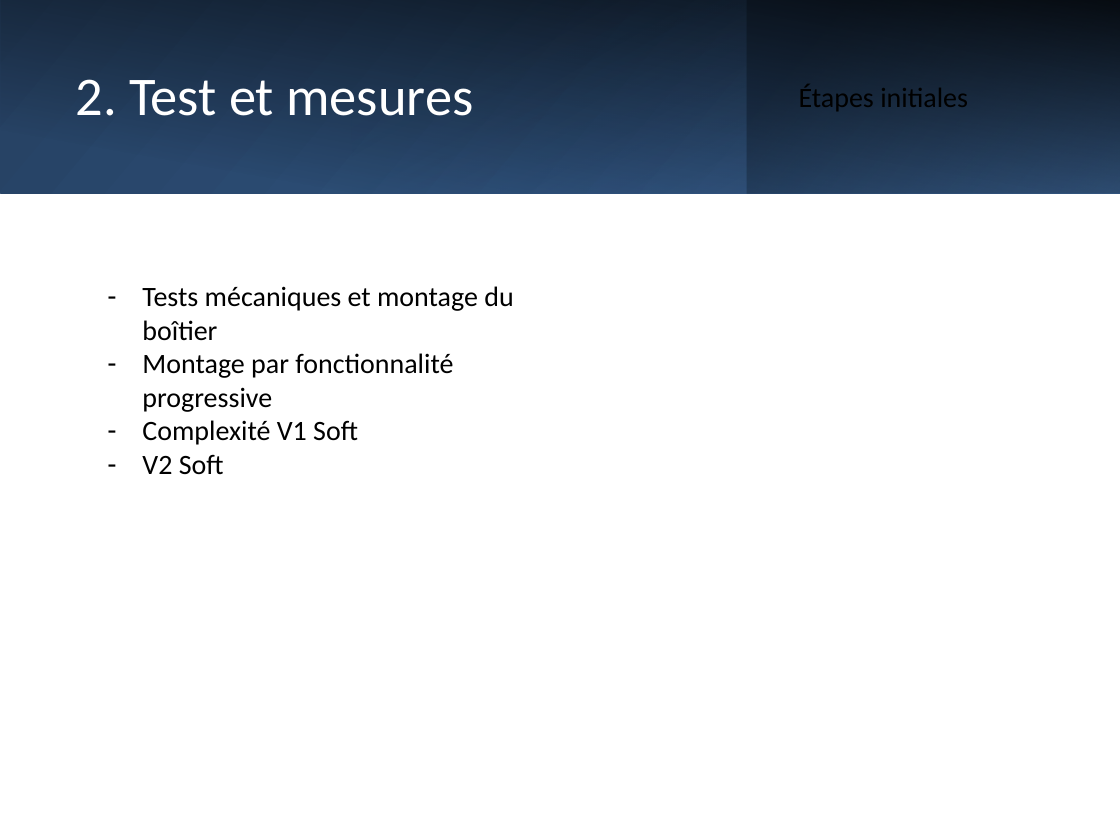
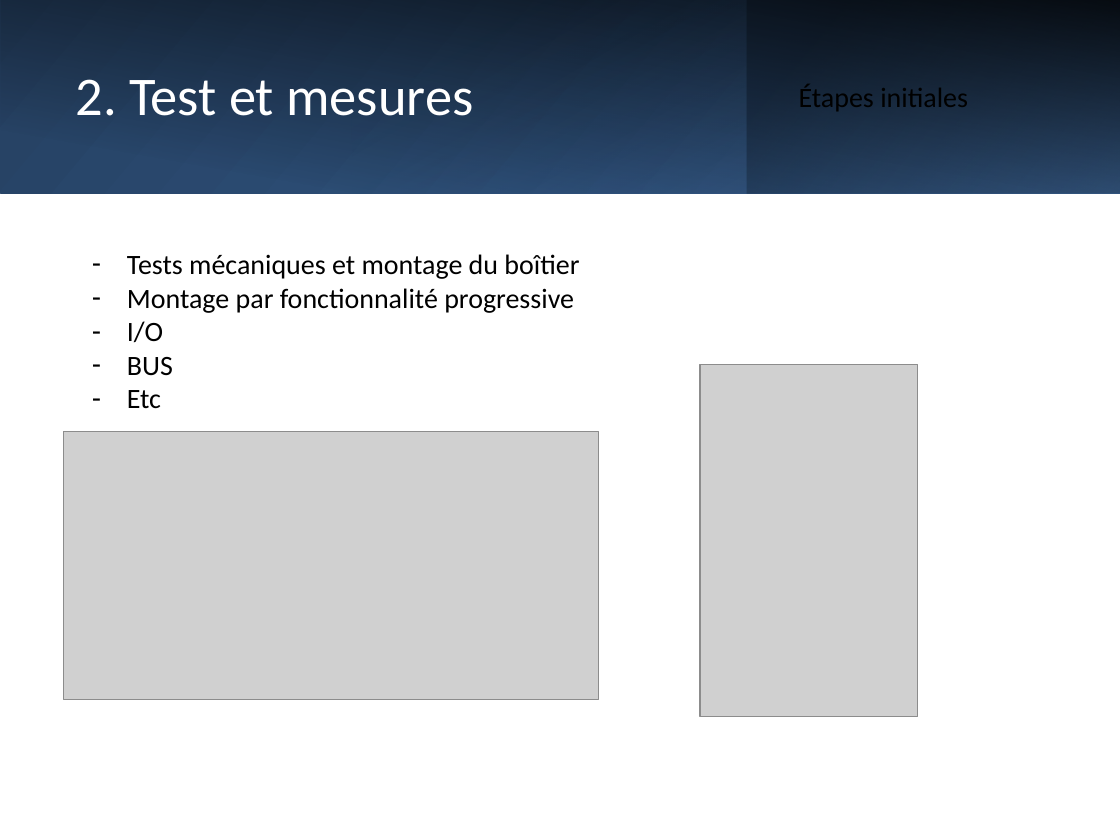
Before and after one commit to Sweedy3960/2414_SPB7_DOC, a slide deck: slide 4 of Doc/2414_Presentation.pptx. Drawn at 1120x840 pixels with LibreOffice and Linux fonts; fonts in the diff are those of the drawing; grey boxes stand for pictures. Boxes give left, top, right and bottom in pixels: in the first picture for what was removed or moved away, otherwise in the second. Text is boxed around its words. In the diff, an @@ line names an element or a change of style, - is before the commit and + after.

```diff
--- a/Doc/2414_Presentation.pptx
+++ b/Doc/2414_Presentation.pptx
@@ text "Tests mécaniques et montage du ..." moved from (x1=142, y1=286, x2=513, y2=474) to (x1=127, y1=254, x2=579, y2=409) @@
@@ text at (x1=127, y1=321, x2=173, y2=409): text changed @@
-– Complexité V1 Soft
-– V2 Soft
+– I/O
+– BUS
+– Etc
@@ picture added at (x1=701, y1=363, x2=918, y2=716) @@
@@ picture added at (x1=64, y1=431, x2=599, y2=699) @@
```
Also in this commit, not shown: 13 other slides changed, 2 slides added, 1 other file.
